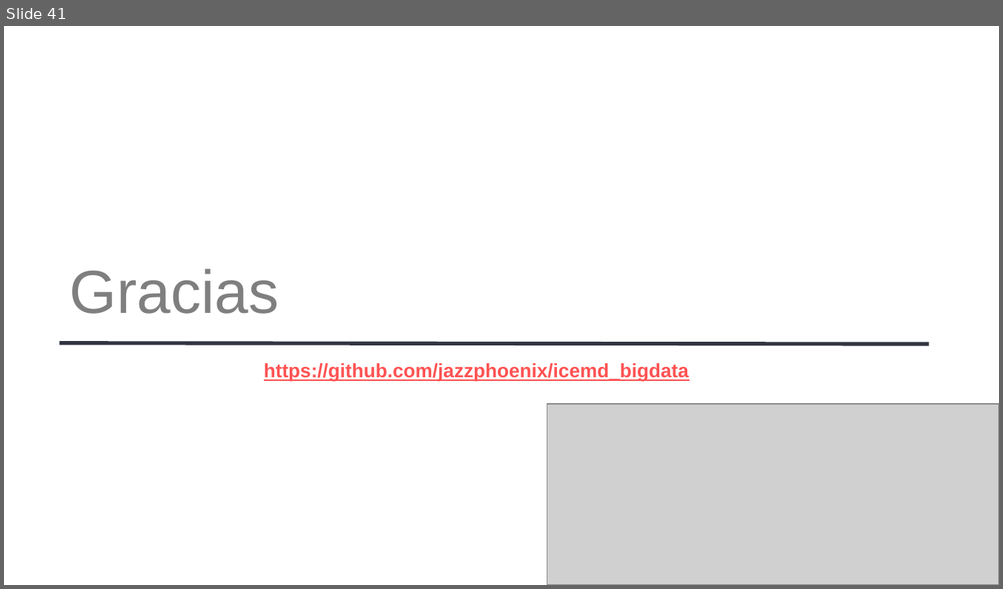
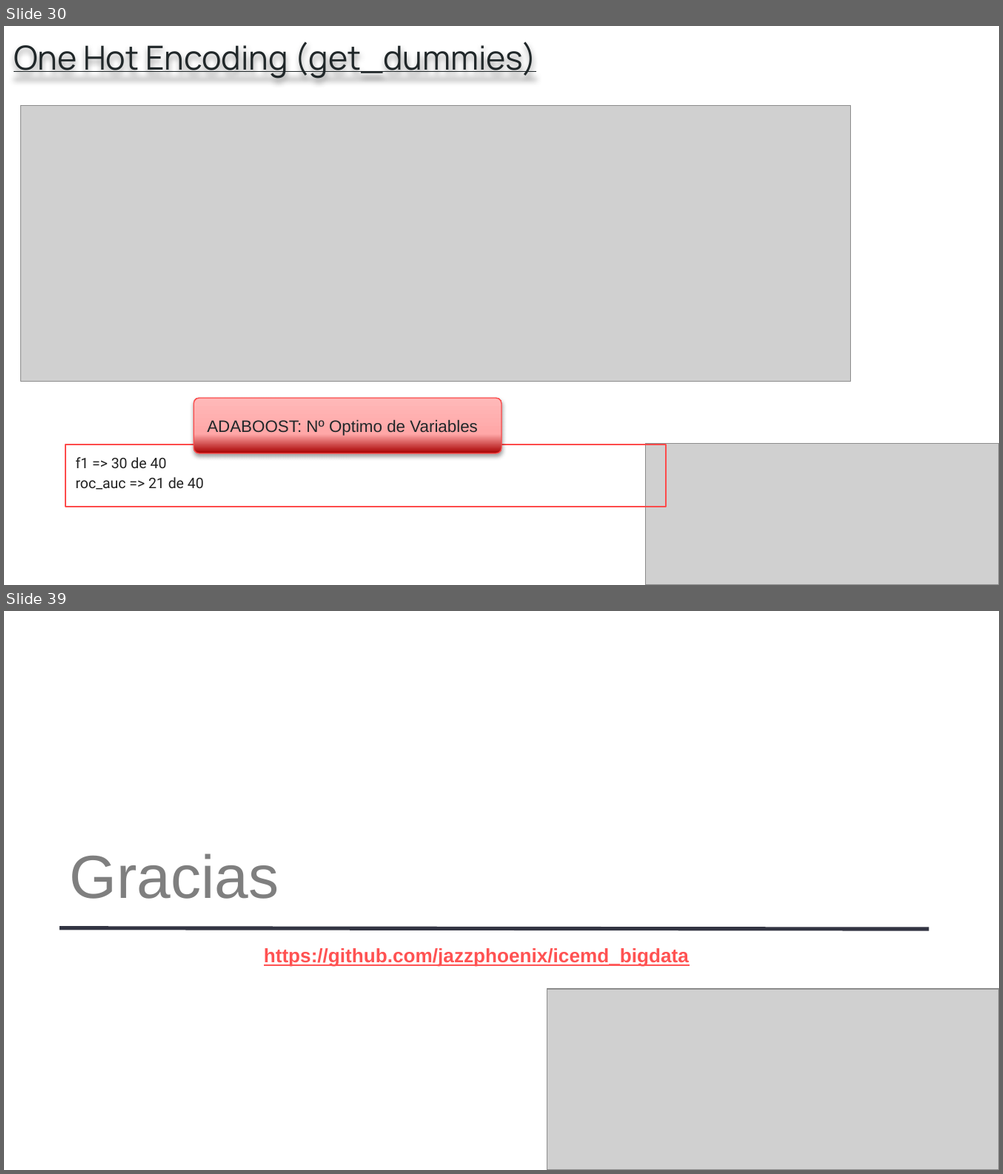
Before and after one commit to jazzphoenix/icemd_bigdata, a slide deck: presentation/Modulo 5_99905.pptx. Shown one above the other, each under a label of ours: slide 41 before the commit, slides 30 and 39 after it; the slides between them are not shown. The pictures are 1003x589 and 1003x1174 pixels, drawn with LibreOffice and Linux fonts; fonts in the diff are those of the drawing; grey boxes stand for pictures. Boxes give left, top, right and bottom in pixels: in the first picture for what was removed or moved away, otherwise in the second. Text is boxed around its words. In the diff, an @@ line names an element or a change of style, - is before the commit and + after.

```diff
--- a/presentation/Modulo 5_99905.pptx
+++ b/presentation/Modulo 5_99905.pptx
@@ slide 30 added at [4,26,999,585], background #FFFFFF @@
@@ text added at [14,42,536,78], 24 pt, text #202729, underline @@
+One Hot Encoding (get_dummies)
@@ picture added at [21,106,851,382] @@
@@ rounded rectangle added at [194,398,501,454], fill gradient #A80000 to #FFA7A7 to #FFB9B9, outline #FD4B4B 0.75 pt, 12 pt, text #202729 @@
+ADABOOST: Nº Optimo de Variables
@@ rectangle added at [65,445,666,507], outline #FD4B4B 0.75 pt, 10.5 pt, text #212121 @@
+f1 => 30 de 40
+roc_auc => 21 de 40
@@ picture added at [646,443,999,585] @@
@@ what was slide 41 is now slide 39 @@
```
Also in this commit, not shown: 27 slides changed, 8 other slides added, 11 slides removed, 5 other files.
